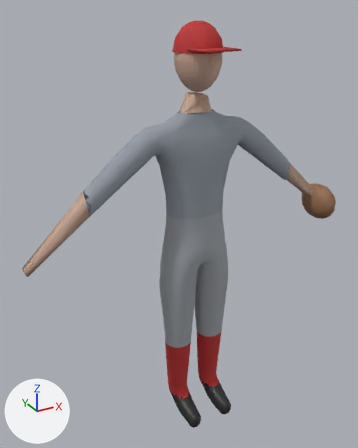
The glTF model assets/optimized/lod1/player_away.glb as it was, and as the next commit left it.
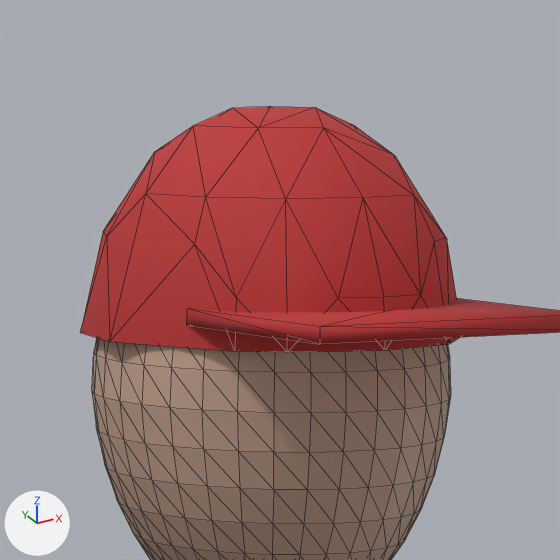
Old and new are each drawn whole from a camera (50 mm lens) standing at (-1.06, -1.781, 1.919) and looking at (-0.059, 0.039, 1.009) and again close up on the part from 45% to 66% of the width and 1% to 18% of the height. Arrows for +X, +Y and +Z are at lower left; the lights stay in place. The older version's two pictures come first. The close-ups show mesh edges as thin lines. Vertices at exactly the same position are counted once.

Objects in the first close-up: 'Body', 'Gear_Cap'.
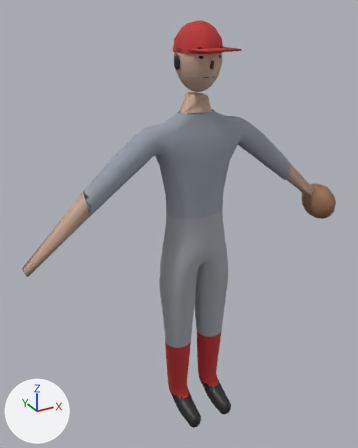
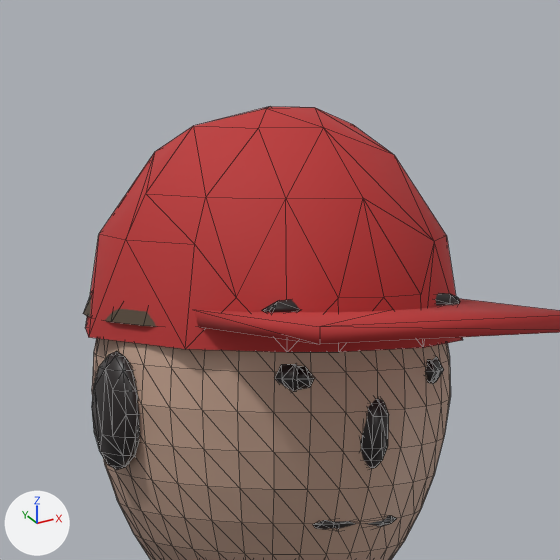
Diff of the bpy script that builds the scene:
```diff
--- a/assets/optimized/lod1/player_away.glb.py
+++ b/assets/optimized/lod1/player_away.glb.py
@@ mat_hair @@
+mat_hair = principled_material('hair')
+mat_hair.base_color = (0.09, 0.06, 0.035)  # brown #554535
+mat_hair.roughness = 0.7
@@ mat_face_features @@
+mat_face_features = principled_material('face_features')
+mat_face_features.base_color = (0.02, 0.015, 0.015)  # black #272121
+mat_face_features.roughness = 0.4
@@ me_gear_cap @@
 # used by ob_gear_cap; location = (0.0, 0.0, 0.0)
-me_gear_cap.from_pydata(...)  # 57 vertices, 96 faces; spans x -0.098..0.098, y -0.188..0.106, z 1.755..1.867
+me_gear_cap.from_pydata(...)  # 57 vertices, 96 faces; spans x -0.095..0.095, y -0.188..0.103, z 1.755..1.867
+# me_gear_cap part 1
+# 15 vertices are removed from x -0.098..0.098, y -0.122..0.106, z 1.755..1.867
+# 48 faces are deleted
+# 1 vertex moves from x 0.069, y 0.073, z 1.755 to x 0.085, y 0.049, z 1.755
+# 15 vertices are added at x -0.095..0.095, y -0.118..0.102, z 1.755..1.867
+# 48 new faces join them
 me_gear_cap.materials.append(mat_cap)
@@ me_face_hair @@
+me_face_hair.from_pydata(...)  # 56 vertices, 86 faces; spans x -0.094..0.094, y -0.112..0.108, z 1.764..1.856
+me_face_hair.materials.append(mat_hair)  # brown #554535
@@ me_face_details @@
+me_face_details.from_pydata(...)  # 272 vertices, 504 faces; spans x -0.101..0.101, y -0.121..0.017, z 1.663..1.781
+me_face_details.materials.append(mat_face_features)  # black #272121
@@ ob_face_hair @@
+ob_face_hair = bpy.data.objects.new('Face_Hair', me_face_hair)
+ob_face_hair.location = (0.0, 0.0, 0.0)
@@ ob_face_details @@
+ob_face_details = bpy.data.objects.new('Face_Details', me_face_details)
+ob_face_details.location = (0.0, 0.0, 0.0)
```

Boxes [x1, y1, x2, y2] around the edits, measured in the close-ups (560 x 560 px; the box of a moved part takes in the faces that stretch with it):
'Gear_Cap', reshaped
    before: [81, 106, 560, 352]
    after: [85, 106, 560, 352]
'Face_Details', added
    after: [92, 293, 460, 529]
'Face_Hair', added (brown)
    after: [83, 295, 157, 327]
part 1 of me_gear_cap, moved or reshaped
    before: [81, 106, 460, 352]
    after: [85, 106, 463, 352]
